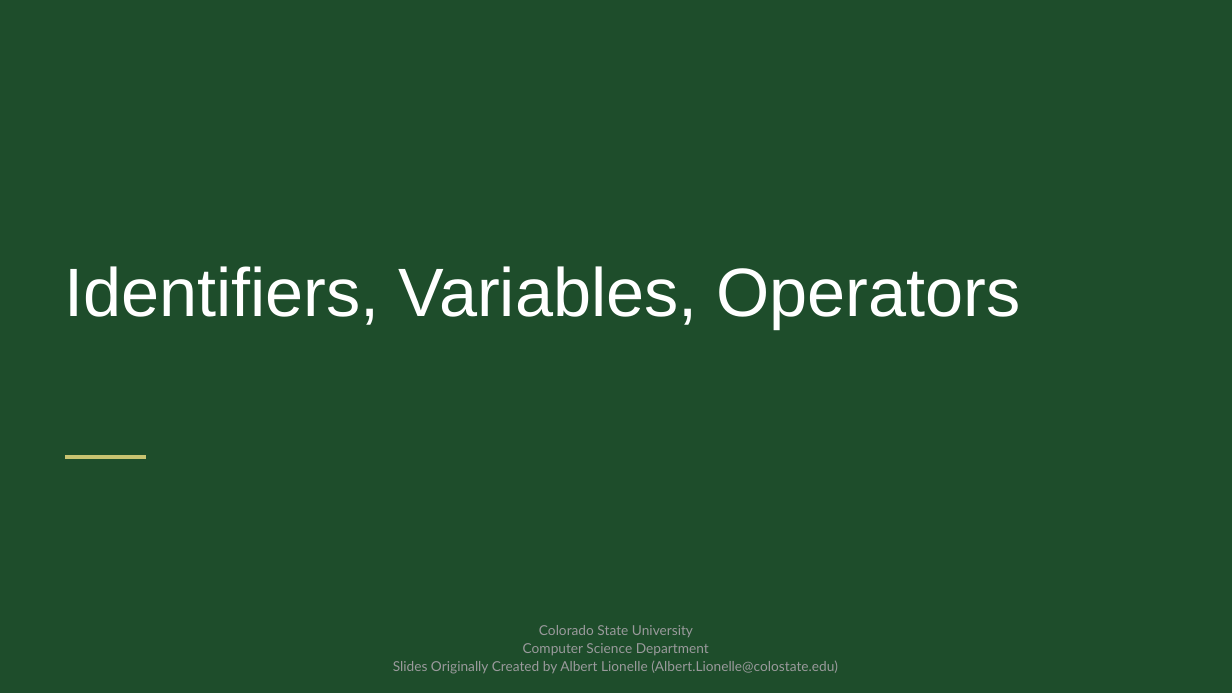
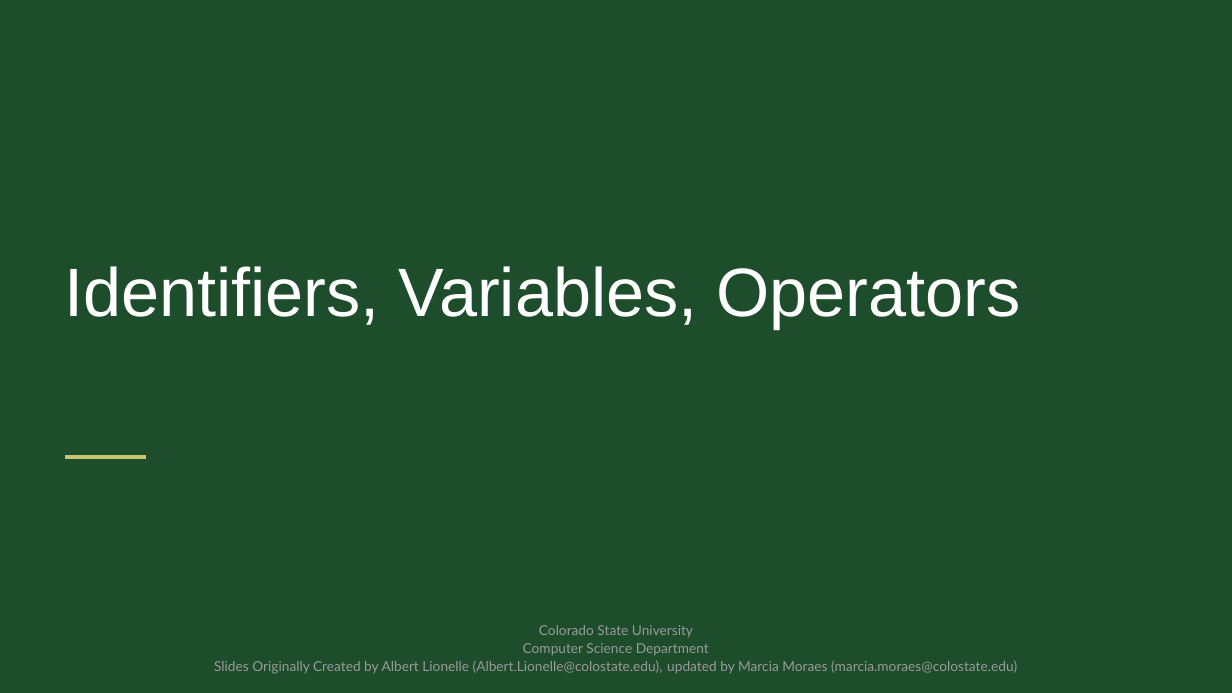
Before and after one commit to CSU-CompSci-CS163-4/Handouts, a slide deck: slide 1 of slides/On-Campus/02_01_Variables.pptx. Drawn at 1232x693 pixels with LibreOffice and Linux fonts; fonts in the diff are those of the drawing; background and template pictures are left out. Boxes give left, top, right and bottom in pixels: in the first picture for what was removed or moved away, otherwise in the second. Text is boxed around its words. In the diff, an @@ line names an element or a change of style, - is before the commit and + after.

```diff
--- a/slides/On-Campus/02_01_Variables.pptx
+++ b/slides/On-Campus/02_01_Variables.pptx
@@ text at [214,660,1017,674]: text changed @@
-Slides Originally Created by Albert Lionelle (Albert.Lionelle@colostate.edu)
+Slides Originally Created by Albert Lionelle (Albert.Lionelle@colostate.edu), updated by Marcia Moraes (marcia.moraes@colostate.edu)
```
Also in this commit, not shown: 12 other slides changed, 1 slide added.
